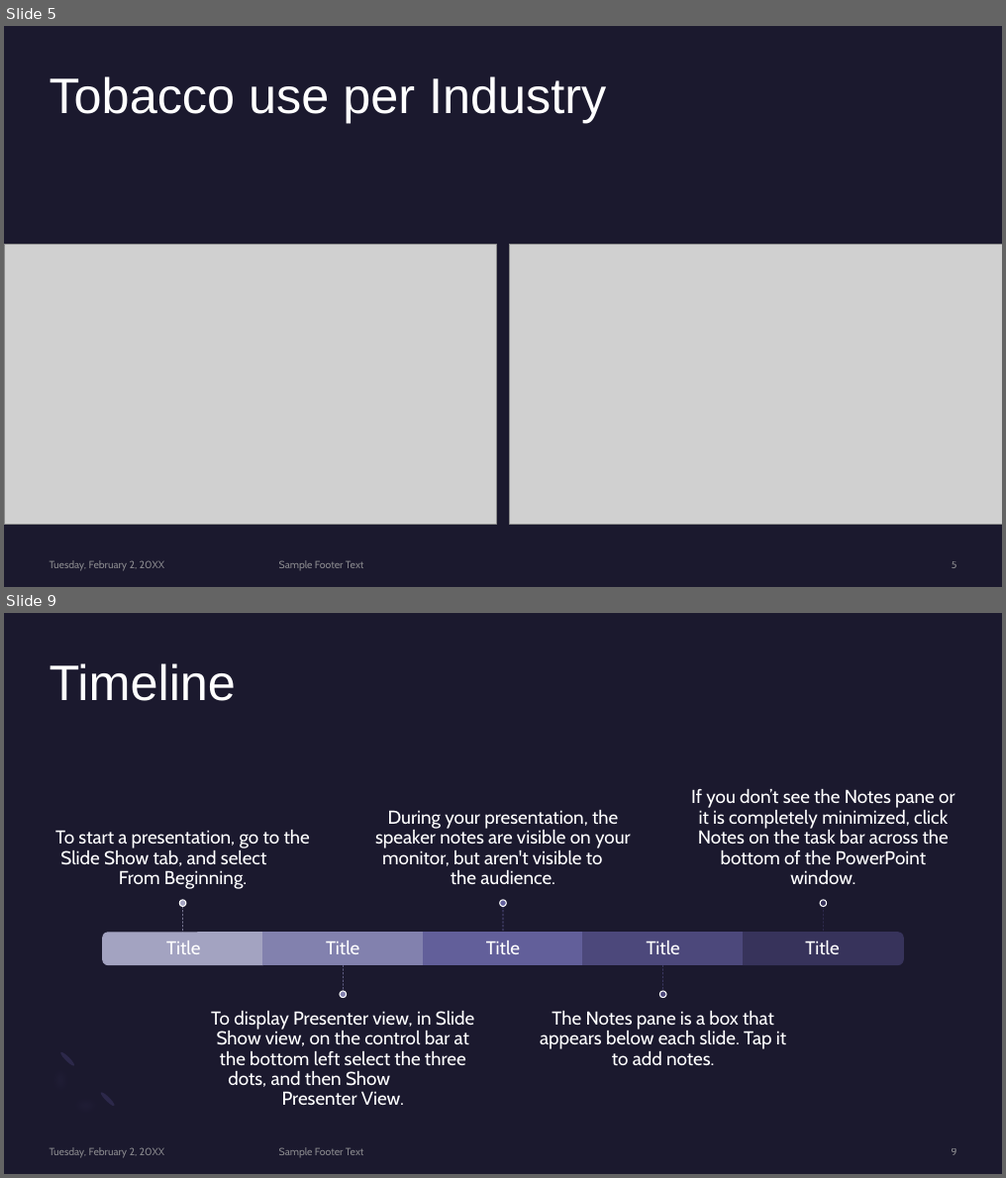
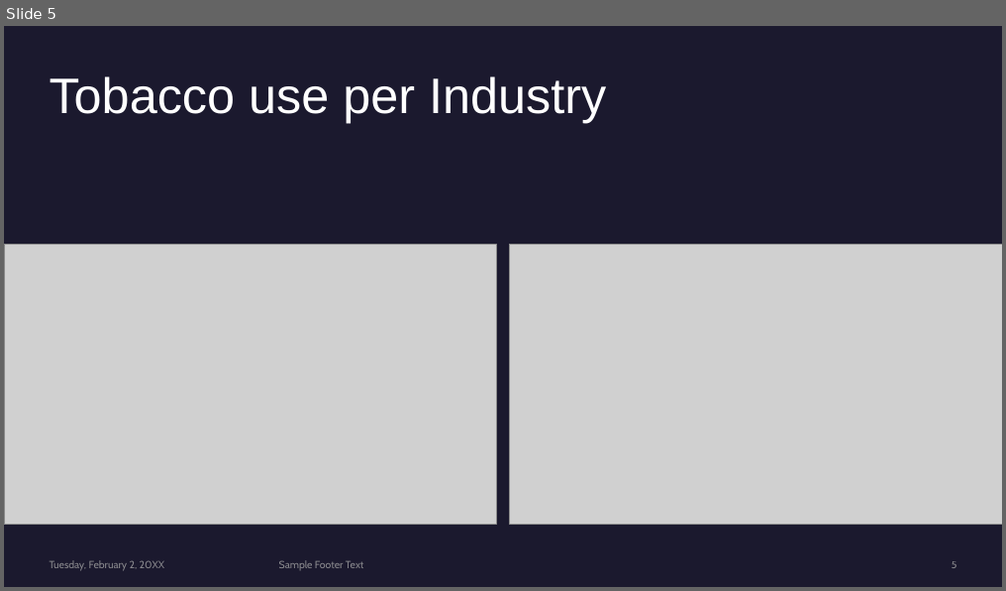
Before and after one commit to AKCase1993/Capstone-NSS-DA7, a slide deck: notebook/Tobacco.pptx. Shown one above the other, each under a label of ours: slides 5 and 9 before the commit, slide 5 after it; the slides between them are not shown. The pictures are 1006x1178 and 1006x591 pixels, drawn with LibreOffice and Linux fonts; fonts in the diff are those of the drawing; grey boxes stand for pictures. Boxes give left, top, right and bottom in pixels: in the first picture for what was removed or moved away, otherwise in the second. Text is boxed around its words. In the diff, an @@ line names an element or a change of style, - is before the commit and + after.

```diff
--- a/notebook/Tobacco.pptx
+++ b/notebook/Tobacco.pptx
@@ slide 9 removed at bbox=[4, 613, 1002, 1174], background #1B192E; not listed: 1 template element that a slide beside it also shows @@
@@ title removed at bbox=[50, 663, 236, 701] @@
-Timeline
@@ group removed at bbox=[55, 789, 954, 1106]: 10 texts, 5 lines, 5 ellipses, 3 rectangles, 2 round same rects @@
-Title
-To start a presentation, go to the Slide Show tab, and select From Beginning.
-Title
-To display Presenter view, in Slide Show view, on the control bar at the bottom left select the three dots, and then Show Presenter View.
-Title
-During your presentation, the speaker notes are visible on your monitor, but aren't visible to the audience.
-Title
-The Notes pane is a box that appears below each slide. Tap it to add notes.
-Title
-If you don’t see the Notes pane or it is completely minimized, click Notes on the task bar across the bottom of the PowerPoint window.
@@ ellipse removed at bbox=[59, 1051, 76, 1067] @@
@@ ellipse removed at bbox=[99, 1091, 116, 1108] @@
@@ text removed at bbox=[50, 1148, 164, 1158] @@
-Tuesday, February 2, 20XX
@@ text removed at bbox=[279, 1148, 364, 1157] @@
-Sample Footer Text
@@ page number removed at bbox=[951, 1149, 957, 1156] @@
-9
```
Also in this commit, not shown: 4 slides changed, 2 slides added, 6 other slides removed, 8 other files.
